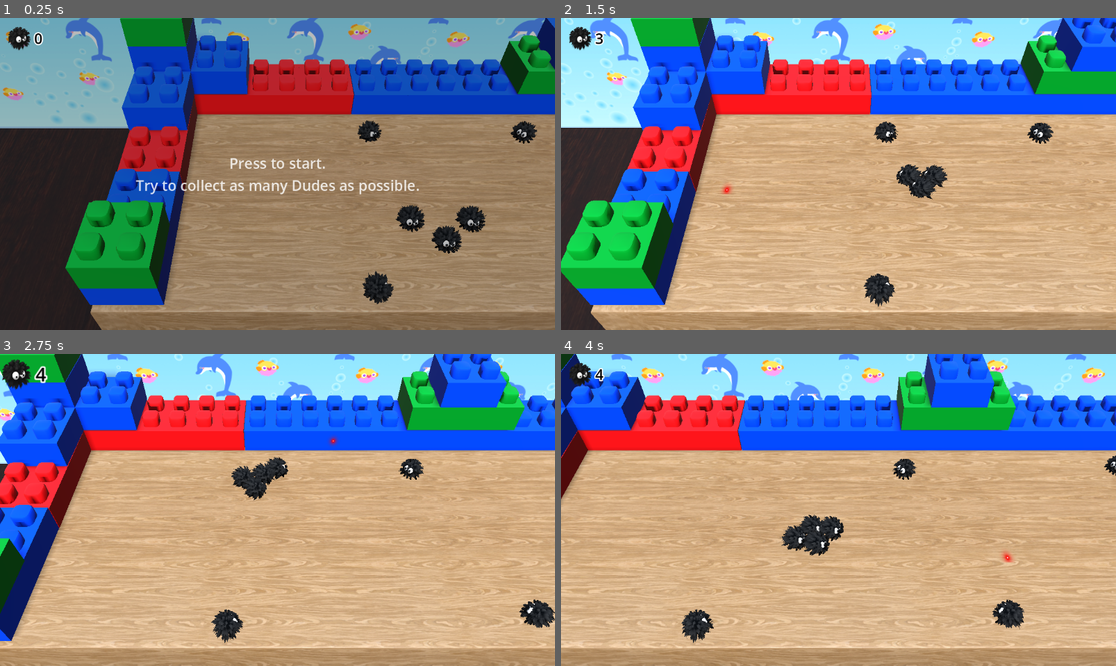
Above: before the commit, frames 1-4 (two rows, left to right).
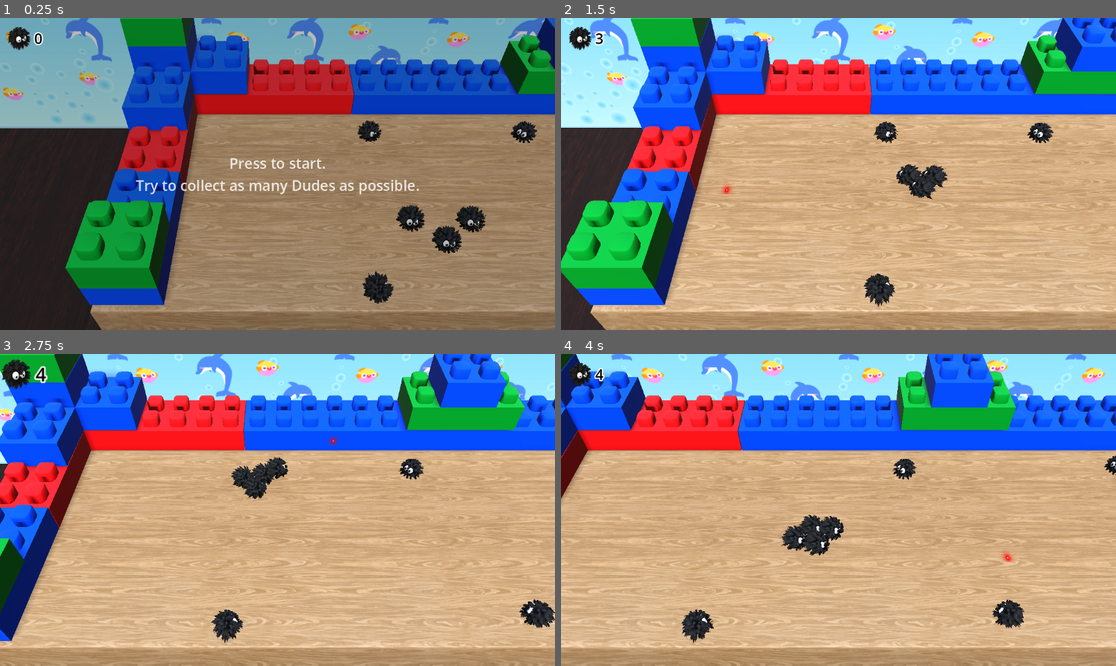
Above: after the commit, the same moments.

Repository: CaptainPMM/LD56
Game: Godot game, scene res://scenes/final.tscn
The game is run twice, just before and just after one commit, with the same random seed, the same clock (stepped at 60 frames per second) and the same inputs.
Inputs (mouse positions are in pixels of both pictures, inside the frame that each line leads up to):
- Up to frame 1 (0.25 s): no input
- Up to frame 2 (1.5 s): tap Enter at 0.5 s; move the mouse to (960, 158) at 0.52 s; click (960, 158) at 0.67 s; move the mouse to (727, 189) at 1.27 s; click (727, 189) at 1.42 s
- Up to frame 3 (2.75 s): move the mouse to (333, 441) at 2.02 s; click (333, 441) at 2.17 s
- Up to frame 4 (4 s): move the mouse to (810, 572) at 2.77 s; click (810, 572) at 2.92 s; move the mouse to (1005, 556) at 3.52 s; click (1005, 556) at 3.67 s

The runs differ from the first frame. In frame 1, 0.2% of the frame differs, in the area x 16-96%, y 32-95%; in frame 2, 0.2%; in frame 3, 0.2%, in the area x 0-100%, y 31-95%; in frame 4, 0.2%.

Commit message:
move tables a bit down

Diff:
--- a/scenes/final.tscn
+++ b/scenes/final.tscn
@@ -74,25 +74,25 @@
 shape = SubResource("BoxShape3D_hb2fb")
 
 [node name="tisch" parent="WalkableFloor" instance=ExtResource("3_tmkrh")]
-transform = Transform3D(1.08, 0, 0, 0, 1, 0, 0, 0, 0.51, 2.5286, -1.308, -0.000242949)
+transform = Transform3D(1.08, 0, 0, 0, 1, 0, 0, 0, 0.51, 2.5286, -1.307, -0.000242949)
 
 [node name="tisch2" parent="WalkableFloor" instance=ExtResource("3_tmkrh")]
-transform = Transform3D(1.08, 0, 0, 0, 1, 0, 0, 0, 0.51, 8.1395, -1.308, -0.000242949)
+transform = Transform3D(1.08, 0, 0, 0, 1, 0, 0, 0, 0.51, 8.1395, -1.307, -0.000242949)
 
 [node name="tisch3" parent="WalkableFloor" instance=ExtResource("3_tmkrh")]
-transform = Transform3D(1.08, 0, 0, 0, 1, 0, 0, 0, 0.51, 13.7269, -1.308, -0.000242949)
+transform = Transform3D(1.08, 0, 0, 0, 1, 0, 0, 0, 0.51, 13.7269, -1.307, -0.000242949)
 
 [node name="tisch4" parent="WalkableFloor" instance=ExtResource("3_tmkrh")]
-transform = Transform3D(1.08, 0, 0, 0, 1, 0, 0, 0, 0.51, 19.3378, -1.308, -0.000242949)
+transform = Transform3D(1.08, 0, 0, 0, 1, 0, 0, 0, 0.51, 19.3378, -1.307, -0.000242949)
 
 [node name="tisch5" parent="WalkableFloor" instance=ExtResource("3_tmkrh")]
-transform = Transform3D(1.08, 0, 0, 0, 1, 0, 0, 0, 0.51, 24.9615, -1.308, -0.000242949)
+transform = Transform3D(1.08, 0, 0, 0, 1, 0, 0, 0, 0.51, 24.9615, -1.307, -0.000242949)
 
 [node name="tisch6" parent="WalkableFloor" instance=ExtResource("3_tmkrh")]
-transform = Transform3D(1.08, 0, 0, 0, 1, 0, 0, 0, 0.51, 30.5724, -1.308, -0.000242949)
+transform = Transform3D(1.08, 0, 0, 0, 1, 0, 0, 0, 0.51, 30.5724, -1.307, -0.000242949)
 
 [node name="tisch7" parent="WalkableFloor" instance=ExtResource("3_tmkrh")]
-transform = Transform3D(1.08, 0, 0, 0, 1, 0, 0, 0, 0.51, 36.1598, -1.308, -0.000242949)
+transform = Transform3D(1.08, 0, 0, 0, 1, 0, 0, 0, 0.51, 36.1598, -1.307, -0.000242949)
 
 [node name="EntityManager" type="Node3D" parent="." node_paths=PackedStringArray("laser_point", "start_entities")]
 script = ExtResource("4_wtkwh")
